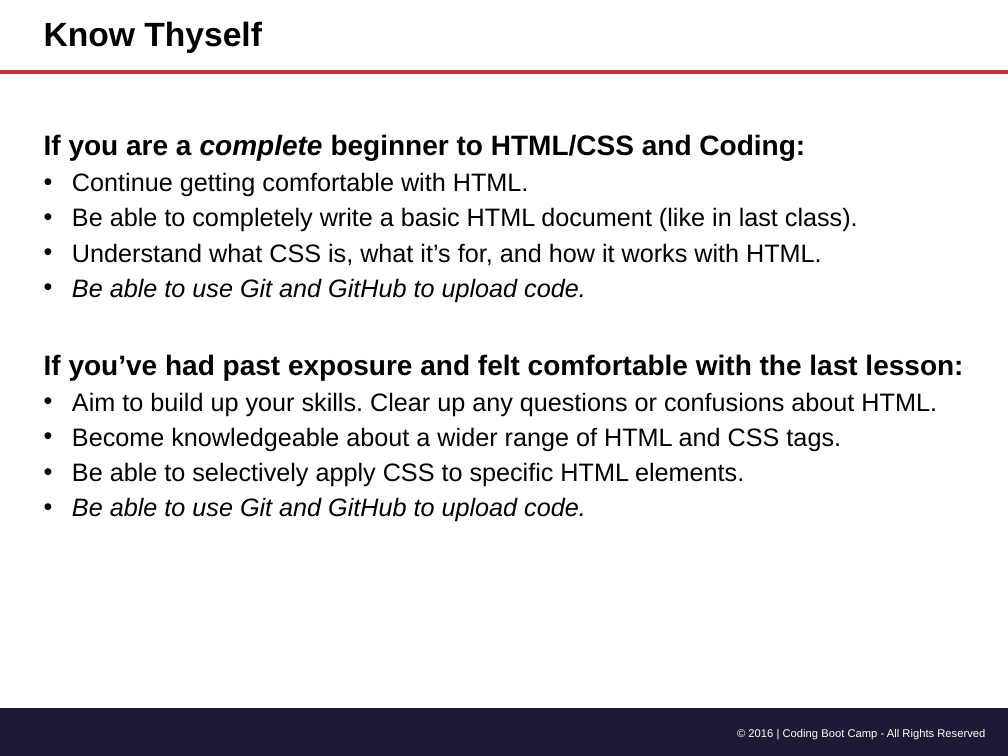
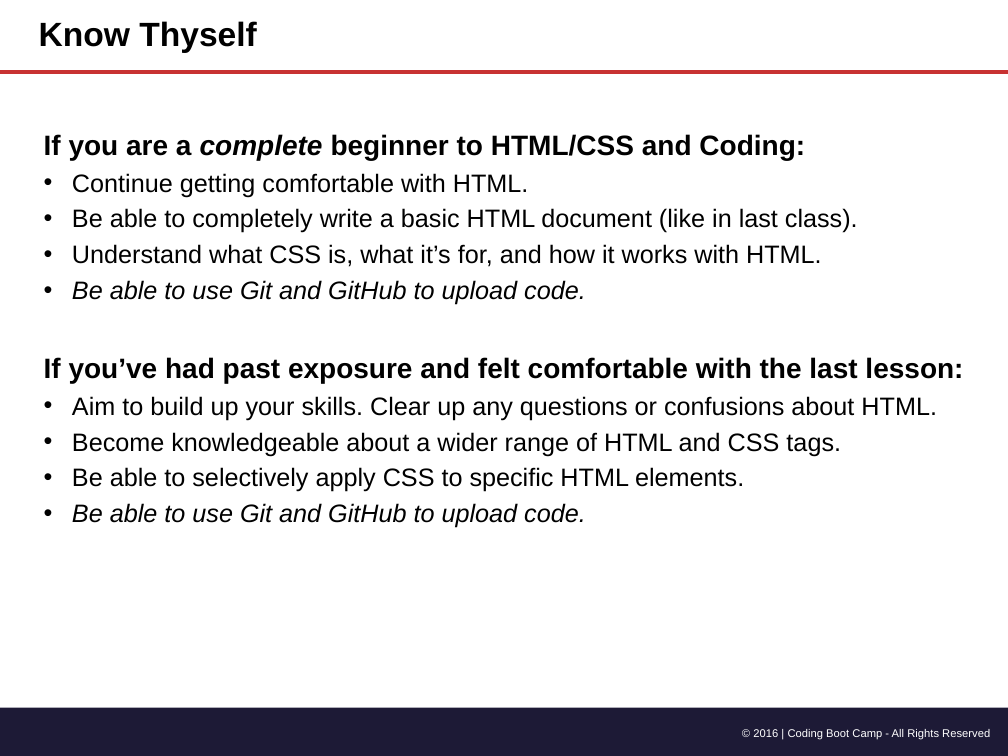
Before and after one commit to andwele/sequelizedBurger, a slide deck: slide 8 of 01-html-css-three-days/1-Class-Content/1.2/Slide-Shows/Gitn_Pro_HTML_CSS.pptx. Drawn at 1008x756 pixels with LibreOffice and Linux fonts; fonts in the diff are those of the drawing. Boxes give left, top, right and bottom in pixels: in the first picture for what was removed or moved away, otherwise in the second. Text is boxed around its words. In the diff, an @@ line names an element or a change of style, - is before the commit and + after.

Commit message:
Updated Slideshow for Lesson 2

```diff
--- a/01-html-css-three-days/1-Class-Content/1.2/Slide-Shows/Gitn_Pro_HTML_CSS.pptx
+++ b/01-html-css-three-days/1-Class-Content/1.2/Slide-Shows/Gitn_Pro_HTML_CSS.pptx
@@ title "Know Thyself": place and size @@
-title "Know Thyself" at <box>44,21,262,53</box>
+title "Know Thyself" at <box>39,21,257,53</box>
@@ text "If you are a complete ..." rewrapped from <box>44,134,963,522</box> to <box>44,134,963,528</box> @@
@@ text "© 2016 | Coding Boot ...": place and size @@
-text "© 2016 | Coding Boot ..." at <box>748,729,985,739</box>
+text "© 2016 | Coding Boot ..." at <box>753,729,990,739</box>
```
Also in this commit, not shown: 54 other slides changed.
